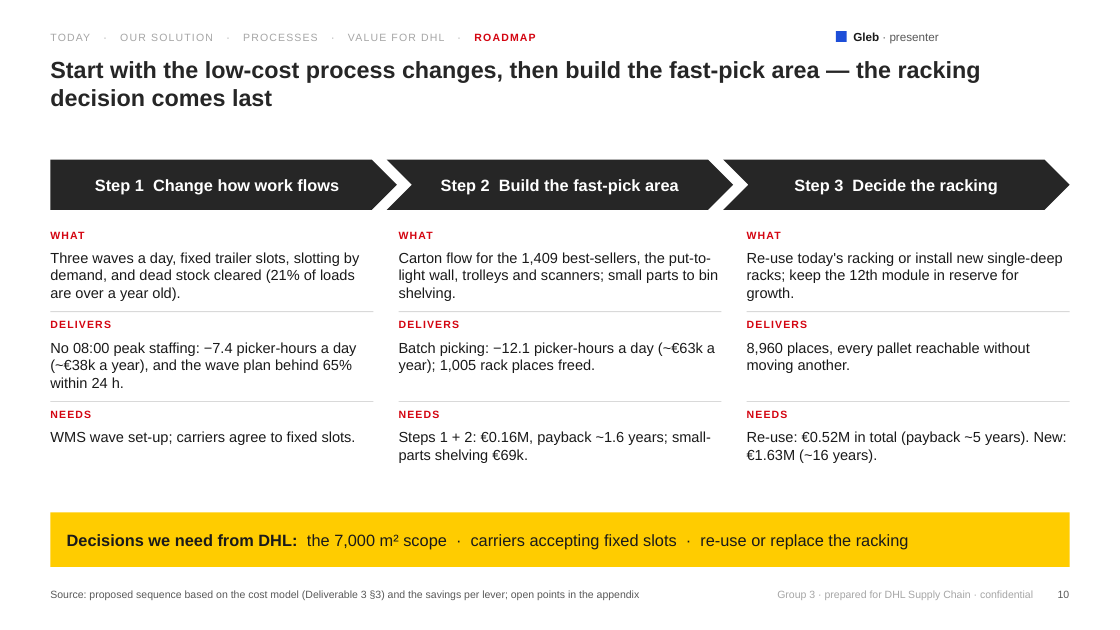
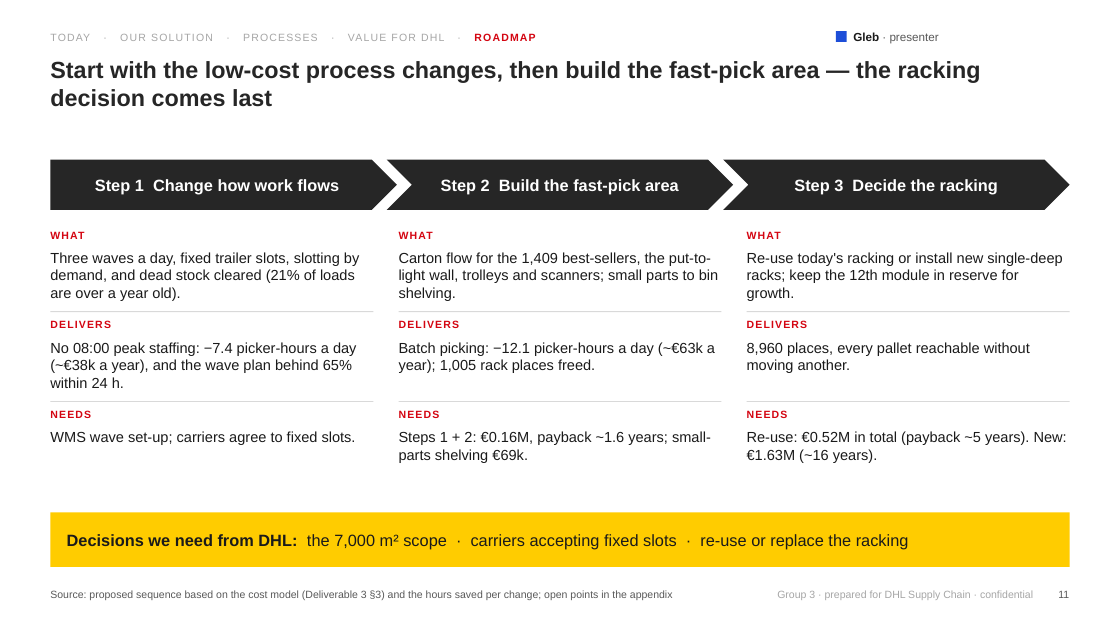
Before and after one commit to glebpankov2005-coder/Operations-Management-, a slide deck: slide 11 of deliverables/Presentation_Group3_Project_OTM.pptx (slide 10 before the commit). Drawn at 1120x630 pixels with LibreOffice and Linux fonts; fonts in the diff are those of the drawing. Boxes give left, top, right and bottom in pixels: in the first picture for what was removed or moved away, otherwise in the second. Text is boxed around its words. In the diff, an @@ line names an element or a change of style, - is before the commit and + after.

```diff
--- a/deliverables/Presentation_Group3_Project_OTM.pptx
+++ b/deliverables/Presentation_Group3_Project_OTM.pptx
@@ text at <box>50,590,673,600</box>: text changed @@
-Source: proposed sequence based on the cost model (Deliverable 3 §3) and the savings per lever; open points in the appendix
+Source: proposed sequence based on the cost model (Deliverable 3 §3) and the hours saved per change; open points in the appendix
@@ page number at <box>1058,591,1069,598</box>: text changed @@
-10
+11
```
Also in this commit, not shown: 12 other slides changed, 7 slides added, 4 other files.
